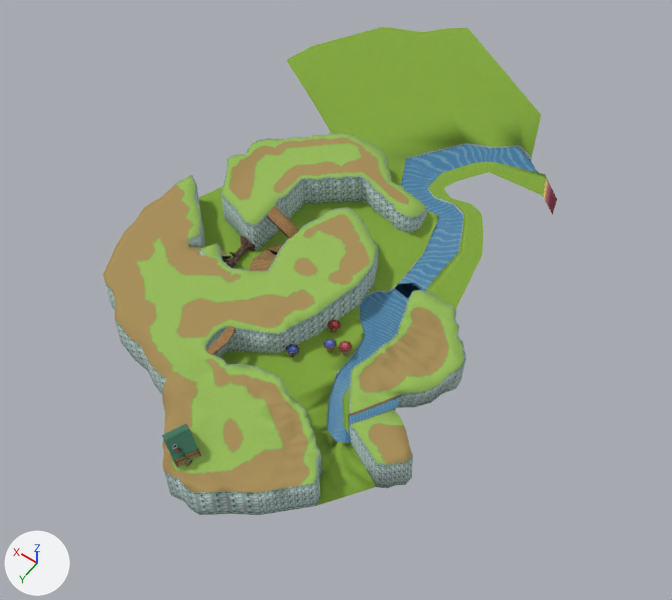
The glTF model Graphics/Scenario/phamas_forest/phamas_forest.glb, before and after one commit.
Both versions are drawn from a 50 mm camera at (-81.3, 113.4, 188.1) aimed at (11.8, -16.9, -16.7). Lighting does not change. The marker at lower left points along +X, +Y and +Z. Where no turn or scale is listed for an object, it has been applied to the vertices. Vertices at the same position are counted once.

Objects in the first picture: 'Elevations', 'Ground', 'HouseTemp', 'Water'.
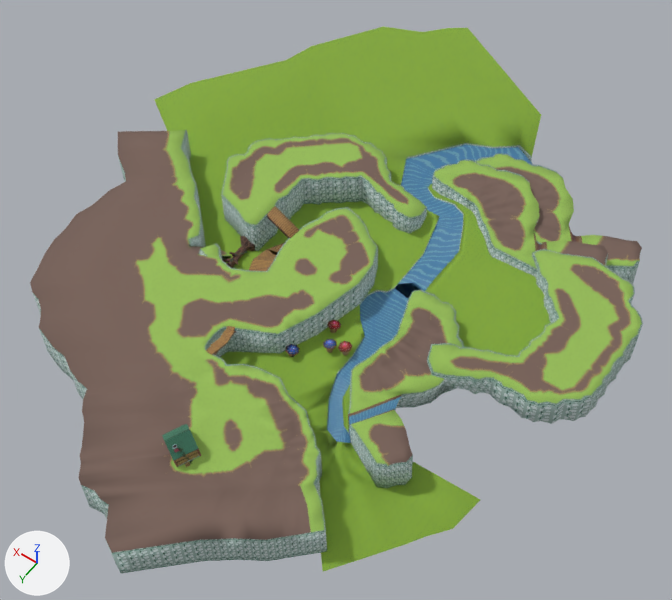
Edits to the bpy script that builds the scene:
```text
Add img_forest_floor:
    img_forest_floor = load_image('forest_floor', '_unpacked/forest_floor', 64, 64, 'sRGB')
Change mat_trees:
    mat_trees.texture: img_dirt_path -> img_forest_floor
Change me_icosphere_001:
    used by ob_elevations; location = (0.0, 0.0, -1.0)
    remove me_icosphere_001.from_pydata(...)  # 1734 vertices, 3170 faces; spans x -36.8..65.5, y -58.1..56.4, z -8.9..5.8
    add me_icosphere_001.from_pydata(...)  # 2934 vertices, 5359 faces; spans x -64.2..91.7, y -84.5..76.9, z -12.4..5.8
    me_icosphere_001 part 1: the loose piece of 283 vertices spanning x -36.8..-11.6, y -20.2..27.3, z -8.0..4.7 is copied, and the copy is multiplied about its middle by the matrix ((0.56, -0.971, 0.084), (0.974, 0.561, -0.012), (-0.032, 0.079, 1.121)), then moved by (3.2, -61.5, -0.8); it spans x -48.7..8.0, y -73.2..-42.2, z -8.3..4.3
    me_icosphere_001 part 2: the loose piece of 283 vertices spanning x -36.8..-11.6, y -20.2..27.3, z -8.0..4.7 is copied, and the copy is multiplied about its middle by the matrix ((0.558, -0.976, 0.031), (0.976, 0.556, -0.057), (0.035, 0.055, 1.122)), then moved by (-2.3, -72.7, -4.6); it spans x -53.9..2.3, y -84.5..-53.3, z -12.4..1.2
    me_icosphere_001 part 3: the loose piece of 471 vertices spanning x 0.6..56.7, y -58.1..-11.3, z -6.0..5.8 is copied, and the copy is turned -136.8 degrees about the z axis through its middle, then moved by (-69.9, 8.2, -0.3); it spans x -64.2..-24.2, y -54.7..0.0, z -6.3..5.5
    me_icosphere_001 part 4: 163 vertices added at x -31.4..91.7, y -31.1..76.9, z -8.8..3.9
    me_icosphere_001 part 5: 9 kept faces spanning x -34.5..64.1, y -12.8..51.7, z 1.3..3.0 get new texture (UV) coordinates
    add me_icosphere_001.materials.append(mat_grass)  # picture img_grass
Change me_icosphere_011:
    used by ob_ground; location = (0.0, 0.0, -1.0)
    verts and faces of me_icosphere_011; kept vertices keep their numbers, new ones are numbered from 507
    before: 3 (37.0, -56.0, -5.0), 27 (63.0, -18.0, -7.0), 38 (50.0, -16.0, -6.0) at pixel (224, 219), 39 (57.0, -28.0, -4.0), 270 (60.0, -71.0, -5.0) at pixel (311, 99)
    before: 276 (79.0, -82.0, -5.0) at pixel (286, 60)
    remove me_icosphere_011.from_pydata(...)  # 507 vertices, 861 faces; spans x -31.0..79.0, y -132.0..39.0, z -20.0..2.0
    add me_icosphere_011.from_pydata(...)  # 531 vertices, 897 faces; spans x -56.0..103.0, y -132.0..51.0, z -20.0..2.0
    me_icosphere_011 part 6
    add delete_vertices([39])  # with the faces that use them
    add verts[508] = (55.0, -29.0, -4.0)
    add verts[517] = (78.0, -43.0, -4.0)  # pixel (211, 124)
    add verts[518] = (96.0, -55.0, -4.0)  # pixel (190, 83)
    add verts[519] = (85.0, -32.0, -7.0)
    add verts[520] = (103.0, -44.0, -7.0)  # pixel (154, 99)
    add faces += [(27, 38, 508), (270, 276, 518), (270, 518, 517), (3, 270, 517), (3, 517, 508), (27, 508, 517)]  # mat_grass (picture img_grass)
    add faces += [(27, 517, 519), (517, 518, 519), (518, 520, 519)]  # mat_grass (picture img_grass)
    me_icosphere_011 part 7
    1 vertex is removed from x -31.0, y 27.0, z -8.0
    2 faces are deleted
    21 vertices are added at x -56.0..-25.0, y -51.0..51.0, z -8.0..1.0
    30 new faces join them, mat_grass (picture img_grass)
```

Where the change shows, as pixel boxes (x1, y1, x2, y2) in the pictures (672 x 600 px):
'Elevations', surface changed, reshaped (69% wider, 16% taller)
    before: (103, 133, 466, 515)
    after: (30, 130, 643, 573)
'Ground', reshaped (11% wider, 14% taller)
    before: (199, 27, 557, 505)
    after: (154, 27, 551, 571)
part 1 of me_icosphere_001, added
    after: (432, 160, 608, 277)
part 2 of me_icosphere_001, added
    after: (475, 153, 642, 284)
part 3 of me_icosphere_001, added
    after: (427, 249, 643, 424)
part 4 of me_icosphere_001, added (brown)
    after: (30, 130, 327, 573)
part 5 of me_icosphere_001, surface changed
    both: (168, 184, 410, 492)
part 6 of me_icosphere_011, built on
    before: (199, 186, 225, 219)
    after: (154, 60, 331, 219)
part 7 of me_icosphere_011, built on
    before: (361, 476, 376, 490)
    after: (321, 236, 551, 571)
